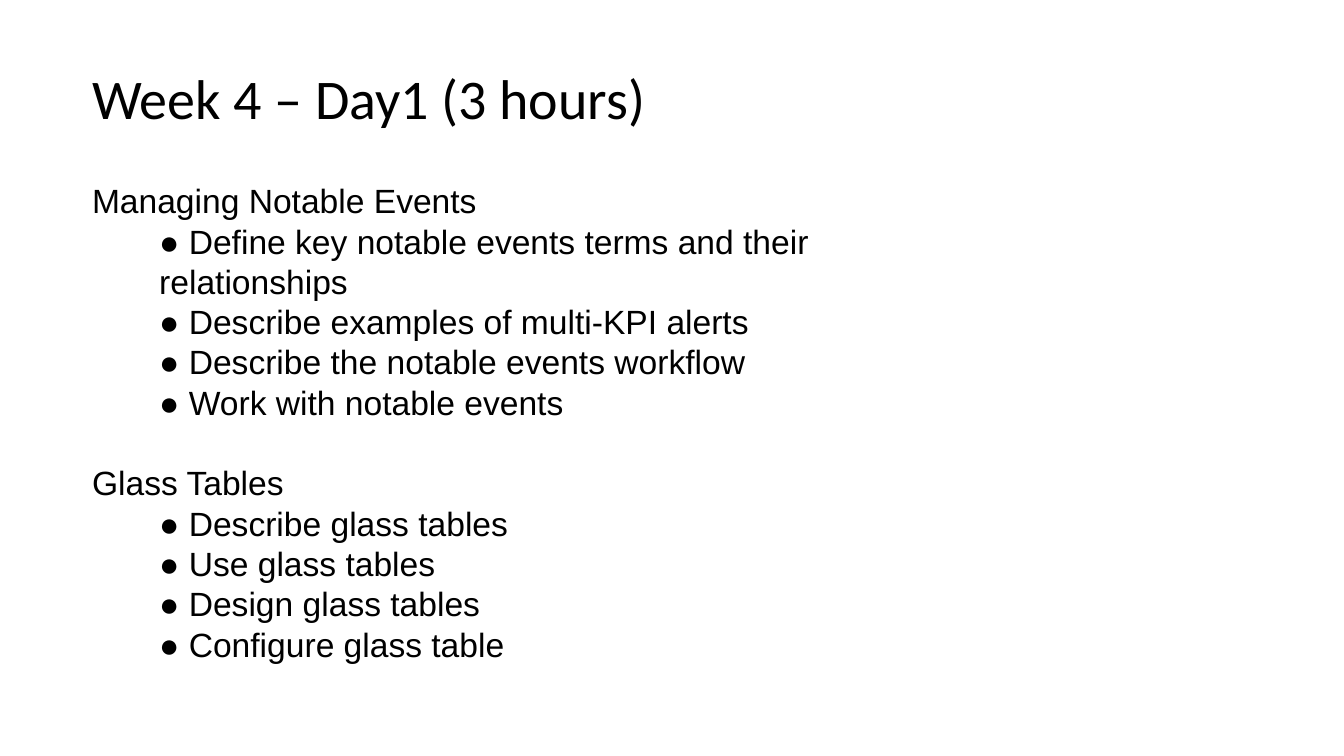
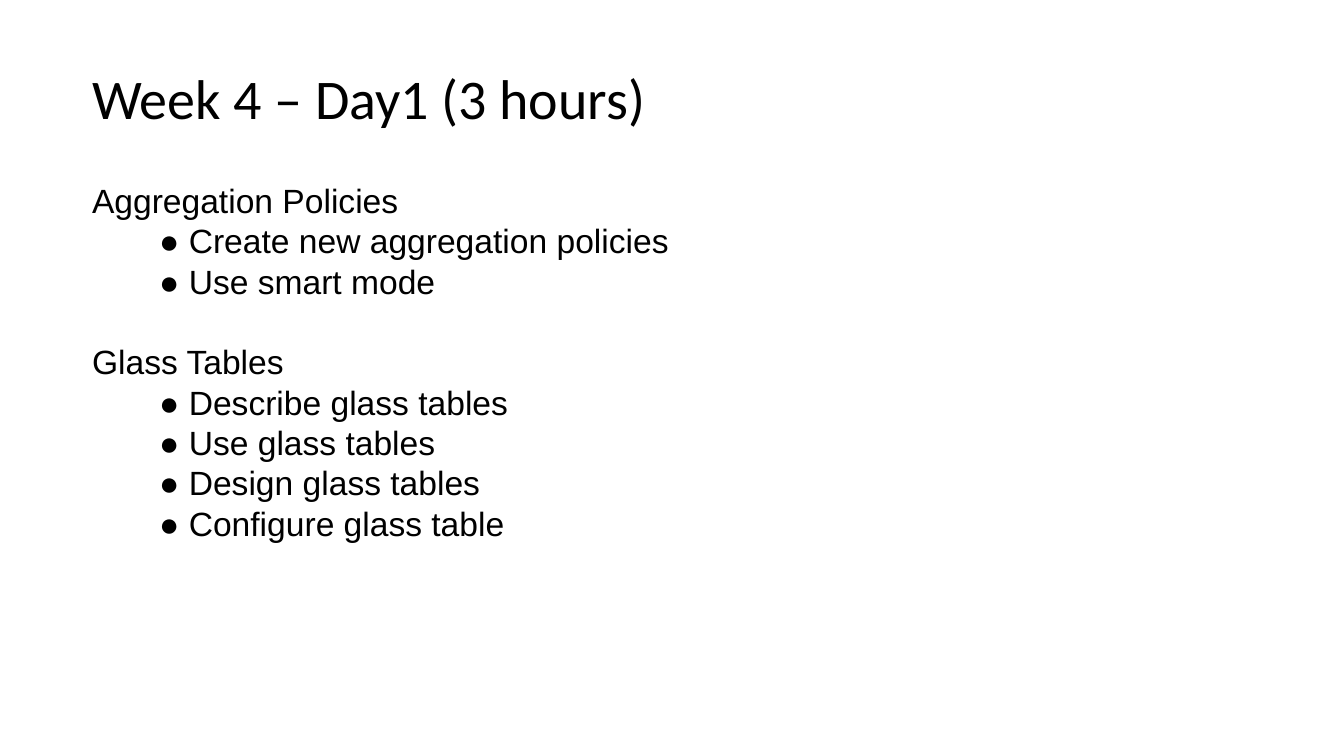
Before and after one commit to prachisaxena123/spl_itsi, a slide deck: slide 8 of course plan.pptx. Drawn at 1344x756 pixels with LibreOffice and Linux fonts; fonts in the diff are those of the drawing. Boxes give left, top, right and bottom in pixels: in the first picture for what was removed or moved away, otherwise in the second. Text is boxed around its words. In the diff, an @@ line names an element or a change of style, - is before the commit and + after.

```diff
--- a/course plan.pptx
+++ b/course plan.pptx
@@ text at bbox=[92, 188, 669, 295]: text changed @@
-Managing Notable Events
-  ● Define key notable events terms and their relationships
-  ● Describe examples of multi-KPI alerts
-  ● Describe the notable events workflow
-  ● Work with notable events
+Aggregation Policies
+  ● Create new aggregation policies
+  ● Use smart mode
```
Also in this commit, not shown: 1 other slide changed, 2 other files.
